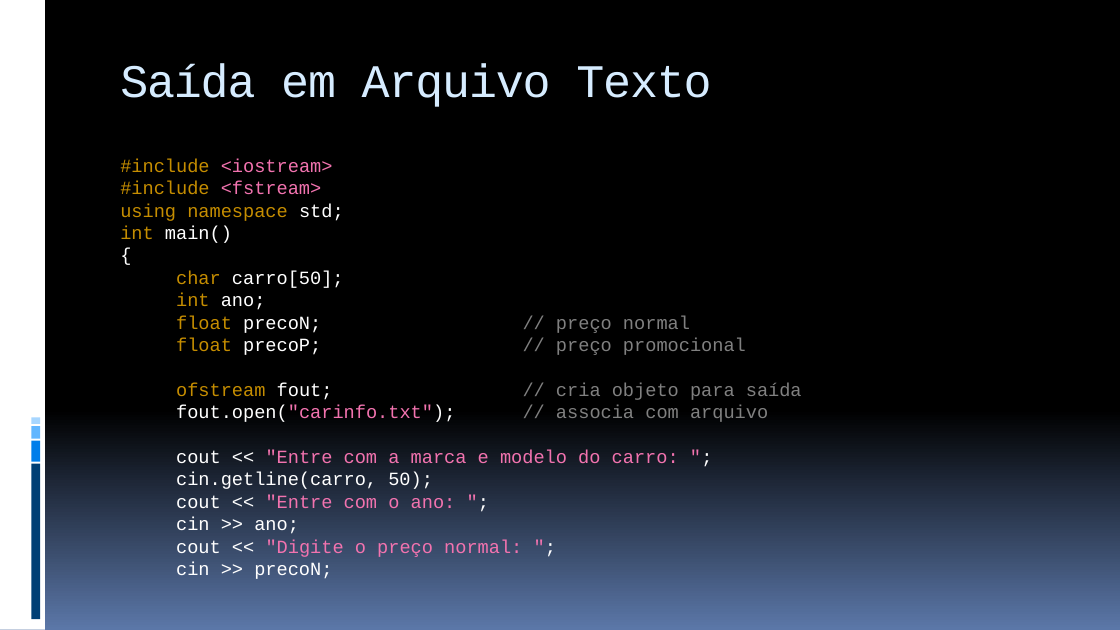
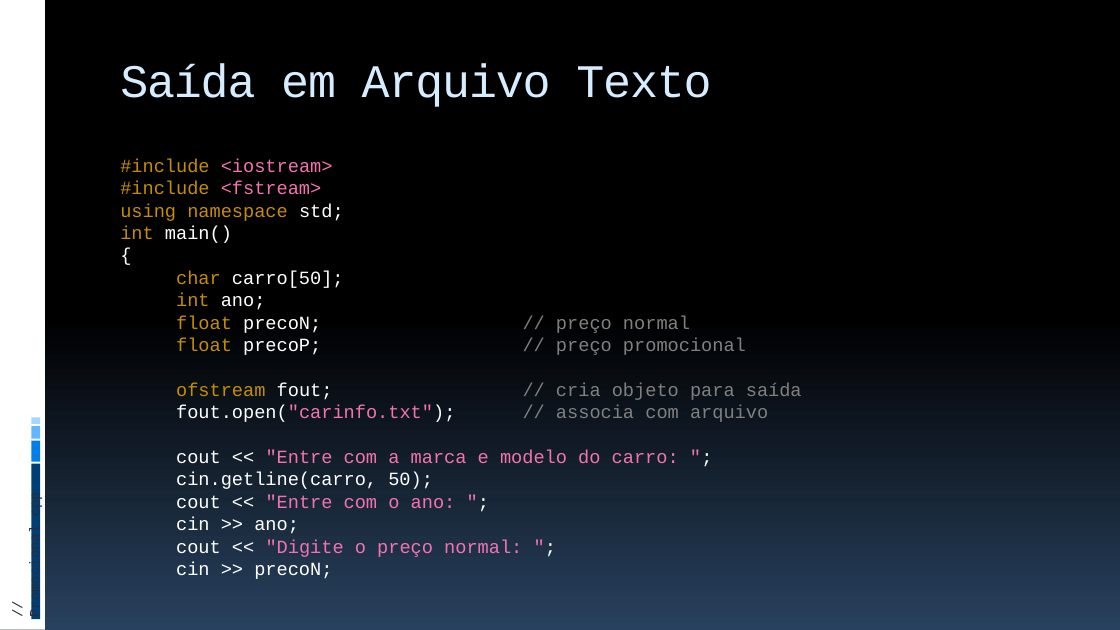
Before and after one commit to JudsonSS/ProgComp, a slide deck: slide 17 of Slides/23. Arquivos Texto.pptx. Drawn at 1120x630 pixels with LibreOffice and Linux fonts; fonts in the diff are those of the drawing. Boxes give left, top, right and bottom in pixels: in the first picture for what was removed or moved away, otherwise in the second. Text is boxed around its words. In the diff, an @@ line names an element or a change of style, - is before the commit and + after.

```diff
--- a/Slides/23. Arquivos Texto.pptx
+++ b/Slides/23. Arquivos Texto.pptx
@@ background gradient #000000 to #5B77A8 to gradient #000000 to #28415E @@
@@ text added at (28, 504, 44, 614), 12 pt, text #272D38 @@
+// Promocional.cpp
```
Also in this commit, not shown: 38 other slides changed, 3 other files.
